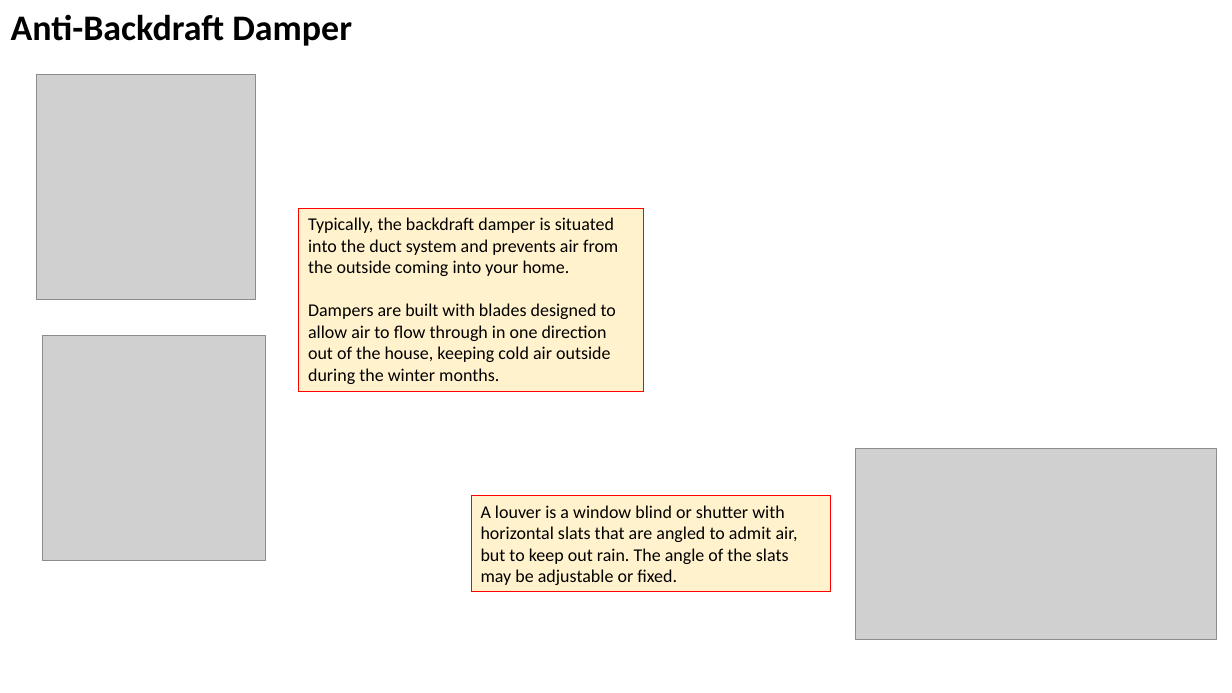
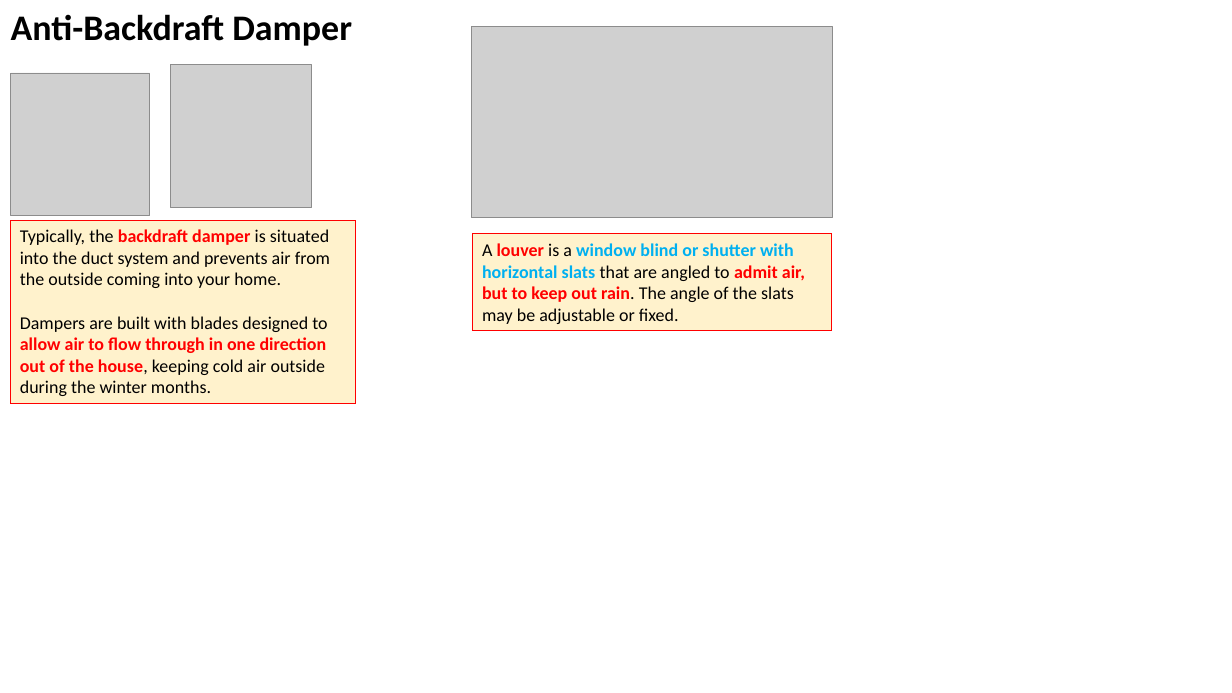
Before and after one commit to lselector/misc_farm, a slide deck: slide 8 of roof_chimney.pptx (slide 7 before the commit). Drawn at 1232x693 pixels with LibreOffice and Linux fonts; fonts in the diff are those of the drawing; grey boxes stand for pictures. Boxes give left, top, right and bottom in pixels: in the first picture for what was removed or moved away, otherwise in the second. Text is boxed around its words. In the diff, an @@ line names an element or a change of style, - is before the commit and + after.

```diff
--- a/roof_chimney.pptx
+++ b/roof_chimney.pptx
@@ picture: place and size @@
-picture at <box>856,448,1216,640</box>
+picture at <box>471,27,832,218</box>
@@ picture: place and size @@
-picture at <box>36,74,255,299</box>
+picture at <box>11,73,150,216</box>
@@ picture added at <box>170,65,311,208</box> @@
@@ rectangle "Typically, the backdraft damper is ...": place and size @@
-rectangle "Typically, the backdraft damper is ..." at <box>299,208,644,392</box>
+rectangle "Typically, the backdraft damper is ..." at <box>11,220,356,404</box>
@@ rectangle "Typically, the backdraft damper is ..." at <box>11,220,356,404</box>: text colour #000000 to #FF0000, bold on in "backdraft damper", "allow air to flow through in one ..." @@
@@ rectangle "A louver is a window ...": place and size @@
-rectangle "A louver is a window ..." at <box>471,495,831,592</box>
+rectangle "A louver is a window ..." at <box>473,234,833,330</box>
@@ rectangle "A louver is a window ..." at <box>473,234,833,330</box>: text colour #000000 to #FF0000 in "louver admit air, but to keep out ..."; text colour #000000 to #00B0F0 in "window blind or shutter with horizontal slats"; bold on in "louver window blind or shutter with horizontal ..." @@
@@ picture removed at <box>43,335,266,561</box> @@
```
Also in this commit, not shown: 3 other slides changed, 2 slides added, 1 slide removed, 1 other file.
